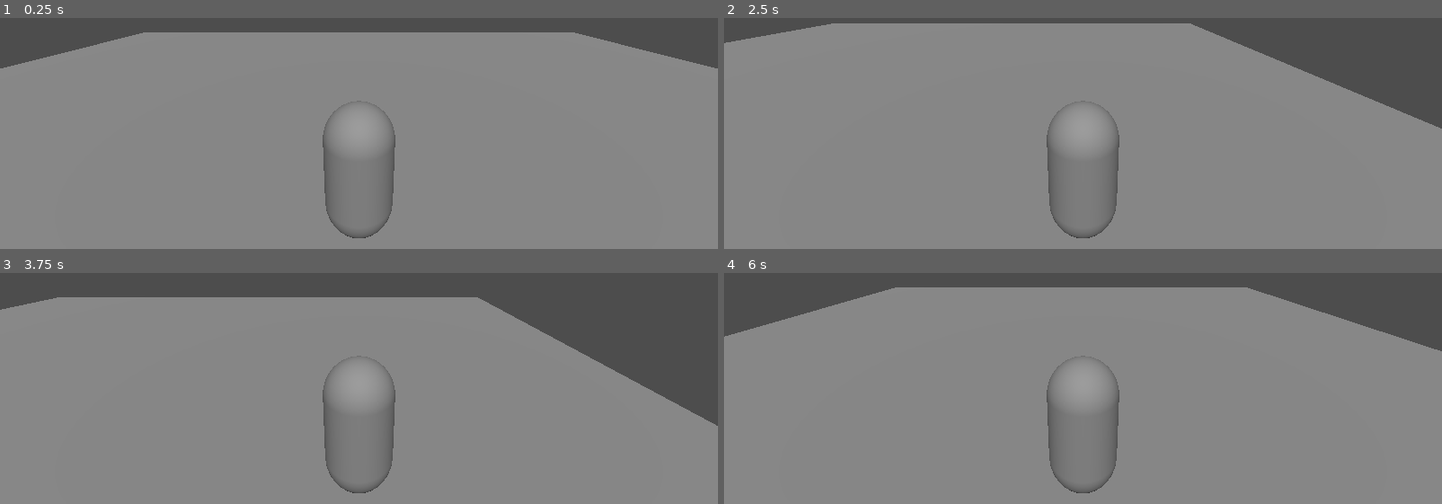
Above: before the commit, frames 1-4 (two rows, left to right).
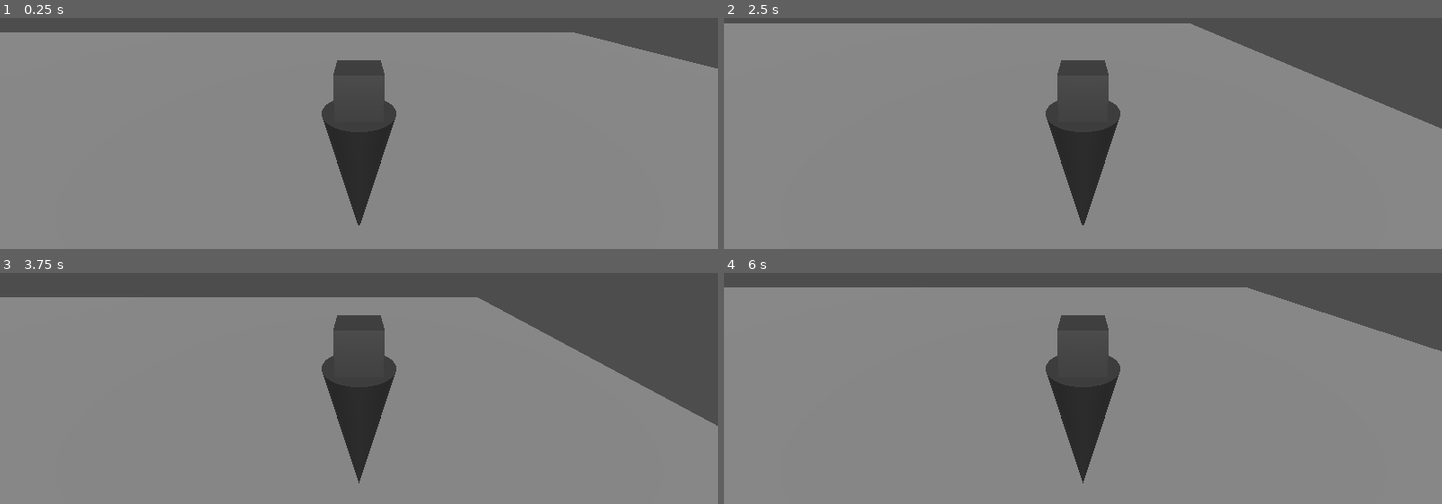
Above: after the commit, the same moments.

Repository: scooter-dev/bosh-rush-jam-2025
Game: Godot game, scene res://city.tscn
The game is run twice, just before and just after one commit, with the same random seed, the same clock (stepped at 60 frames per second) and the same inputs.
Inputs:
- Up to frame 1 (0.25 s): no input
- Up to frame 2 (2.5 s): tap Enter (ui_accept) at 0.5, 0.77, 1.52 s; hold Right (ui_right) 0.53-1.28 s; hold Down (ui_down) 1.28-2.03 s; hold Right (ui_right) from 2.03 s (still down)
- Up to frame 3 (3.75 s): release Right (ui_right) at 2.78 s; hold Up (ui_up) 2.78-3.53 s; tap Enter (ui_accept) at 3.02 s; hold Left (ui_left) from 3.53 s (still down)
- Up to frame 4 (6 s): tap Enter (ui_accept) at 3.77, 4.52, 5.75 s; release Left (ui_left) at 5.03 s; hold Down (ui_down) 5.03-5.78 s; hold Right (ui_right) from 5.78 s (still down)

The runs differ from the first frame. In frame 1, 6.9% of the frame differs, in the area x 0-56%, y 6-96%; in frame 2, 5.9%; in frame 3, 5.5%; in frame 4, 7.9%.

Commit message:
building collider

Diff:
--- a/building.tscn
+++ b/building.tscn
@@ -65,8 +65,13 @@
 [sub_resource type="BoxMesh" id="BoxMesh_rqn35"]
 material = SubResource("ShaderMaterial_qnfc1")
 
-[node name="Building" type="Node3D"]
+[sub_resource type="BoxShape3D" id="BoxShape3D_5j34s"]
+
+[node name="Building" type="StaticBody3D"]
 
 [node name="MeshInstance3D" type="MeshInstance3D" parent="."]
 material_override = SubResource("StandardMaterial3D_2yopf")
 mesh = SubResource("BoxMesh_rqn35")
+
+[node name="CollisionShape3D" type="CollisionShape3D" parent="."]
+shape = SubResource("BoxShape3D_5j34s")
--- a/city.tscn
+++ b/city.tscn
@@ -11,7 +11,7 @@
 environment = SubResource("Environment_hpa3k")
 
 [node name="DirectionalLight3D" type="DirectionalLight3D" parent="."]
-transform = Transform3D(1, 0, 0, 0, 0.644657, 0.764472, 0, -0.764472, 0.644657, -0.751532, 20.784, 9.88644)
+transform = Transform3D(1, 0, 0, 0, 0.644657, 0.764472, 0, -0.764472, 0.644657, -0.751532, 14.6066, 9.88644)
 
 [node name="Ground" type="CSGBox3D" parent="."]
 use_collision = true
@@ -22,3 +22,8 @@
 
 [node name="Building" parent="." instance=ExtResource("2_m7k8b")]
 transform = Transform3D(3.115, 0, 0, 0, 3.115, 0, 0, 0, 3.115, -7.0284, 1, 6.65286)
+
+[node name="Beach" type="CSGBox3D" parent="."]
+transform = Transform3D(1, 0, 0, 0, 1, 0, 0, 0, 1, -29.9368, 0, 0)
+use_collision = true
+size = Vector3(30, 1, 30)
--- a/mech.tscn
+++ b/mech.tscn
@@ -1,19 +1,38 @@
-[gd_scene load_steps=4 format=3 uid="uid://c0lk4iv0ikxf"]
+[gd_scene load_steps=6 format=3 uid="uid://c0lk4iv0ikxf"]
 
 [ext_resource type="Script" uid="uid://co02qo00koi3t" path="res://Mech.gd" id="1_hs581"]
 
-[sub_resource type="CapsuleMesh" id="CapsuleMesh_5byc1"]
-
 [sub_resource type="CapsuleShape3D" id="CapsuleShape3D_5byc1"]
 
+[sub_resource type="StandardMaterial3D" id="StandardMaterial3D_hs581"]
+albedo_color = Color(0.808998, 0.808998, 0.808998, 1)
+metallic = 1.0
+metallic_specular = 1.0
+roughness = 0.51
+
+[sub_resource type="BoxMesh" id="BoxMesh_hs581"]
+
+[sub_resource type="CylinderMesh" id="CylinderMesh_e36w2"]
+bottom_radius = 0.0
+
 [node name="Mech" type="CharacterBody3D"]
+transform = Transform3D(1, 0, 0, 0, 1, 0, 0, 0, 1, 0, 1, 0)
 script = ExtResource("1_hs581")
-
-[node name="MeshInstance3D" type="MeshInstance3D" parent="."]
-mesh = SubResource("CapsuleMesh_5byc1")
 
 [node name="CollisionShape3D" type="CollisionShape3D" parent="."]
 shape = SubResource("CapsuleShape3D_5byc1")
 
 [node name="Camera3D" type="Camera3D" parent="."]
 transform = Transform3D(1, 0, 0, 0, 0.967709, 0.252069, 0, -0.252069, 0.967709, 0, 2.63946, 3.22266)
+
+[node name="Node3D" type="Node3D" parent="."]
+
+[node name="Head" type="MeshInstance3D" parent="Node3D"]
+transform = Transform3D(0.610736, 0, 0, 0, 0.610736, 0, 0, 0, 0.610736, 0, 1.22701, 0)
+material_override = SubResource("StandardMaterial3D_hs581")
+mesh = SubResource("BoxMesh_hs581")
+
+[node name="MeshInstance3D3" type="MeshInstance3D" parent="Node3D"]
+transform = Transform3D(1, 0, 0, 0, 1, 0, 0, 0, 1, 0, -0.0960628, 0)
+material_override = SubResource("StandardMaterial3D_hs581")
+mesh = SubResource("CylinderMesh_e36w2")
Not shown: 1 places in building.tscn that only renumber resources
